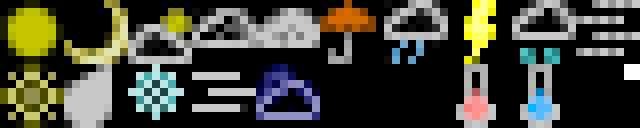
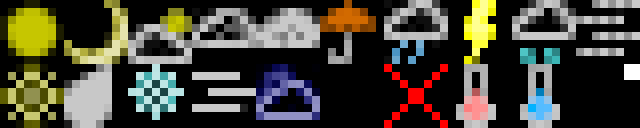
Layers edited between the first and the second w=640, h=128 image:
painted on "main" over [384, 64, 448, 128]
